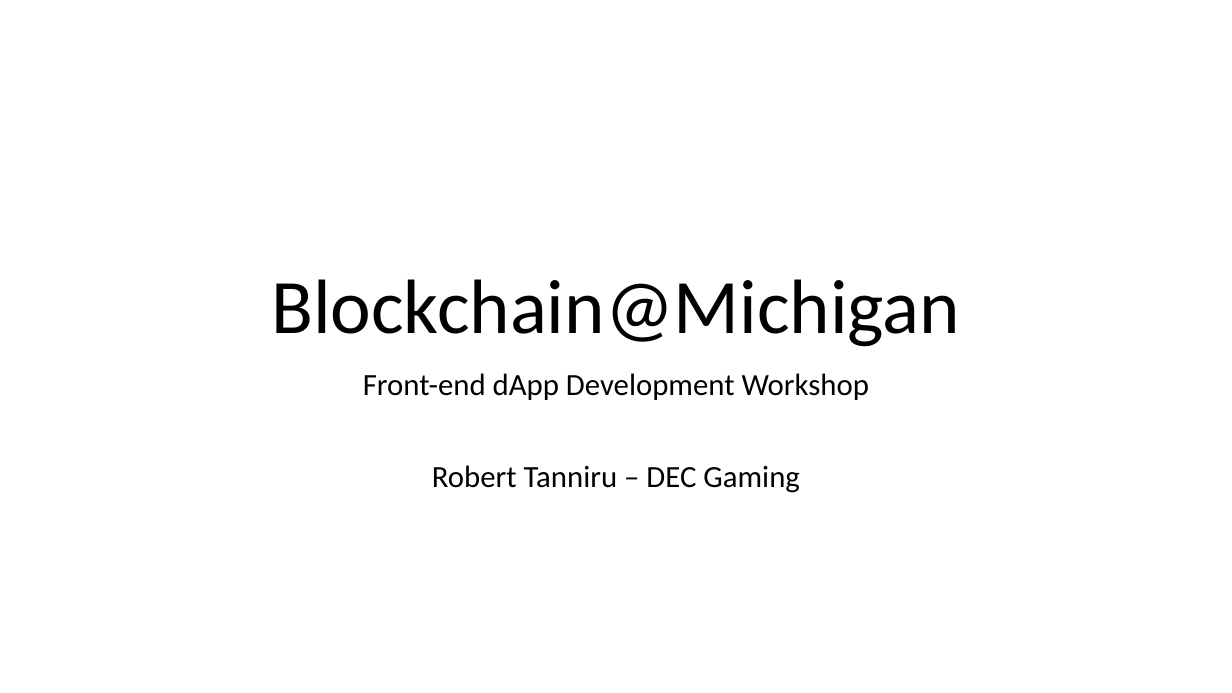
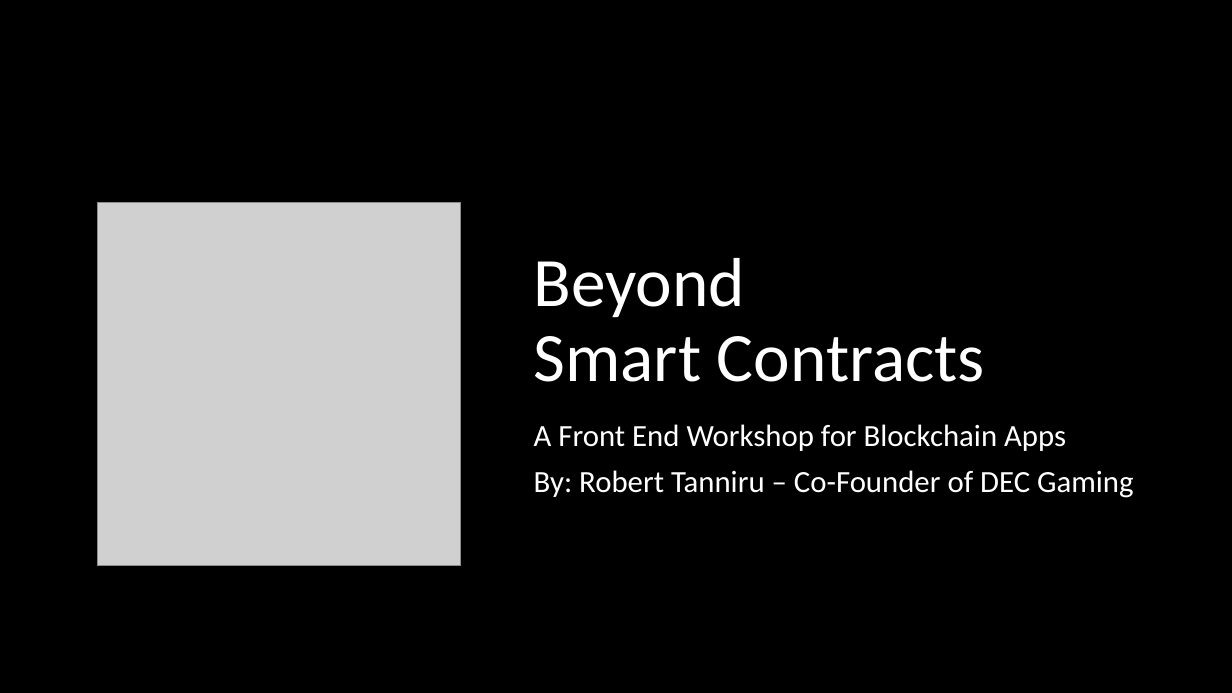
Before and after one commit to Blockchain-at-Michigan/Front-End-Workshop, a slide deck: slide 1 of presentation/Workshop_12_2_18.pptx. Drawn at 1232x693 pixels with LibreOffice and Linux fonts; fonts in the diff are those of the drawing; grey boxes stand for pictures. Boxes give left, top, right and bottom in pixels: in the first picture for what was removed or moved away, otherwise in the second. Text is boxed around its words. In the diff, an @@ line names an element or a change of style, - is before the commit and + after.

```diff
--- a/presentation/Workshop_12_2_18.pptx
+++ b/presentation/Workshop_12_2_18.pptx
@@ background #FFFFFF to #000000 @@
@@ picture added at [98, 202, 461, 566] @@
@@ title at [534, 258, 985, 382]: text changed; size 60 to 54 pt; text colour #000000 to #FFFFFF @@
-Blockchain@Michigan
+Beyond
+Smart Contracts
@@ subtitle at [534, 424, 1134, 498]: text changed; text colour #000000 to #FFFFFF @@
-Front-end dApp Development Workshop
-Robert Tanniru – DEC Gaming
+A Front End Workshop for Blockchain Apps
+By: Robert Tanniru – Co-Founder of DEC Gaming
```
Also in this commit, not shown: 7 other slides changed, 1 slide added.
